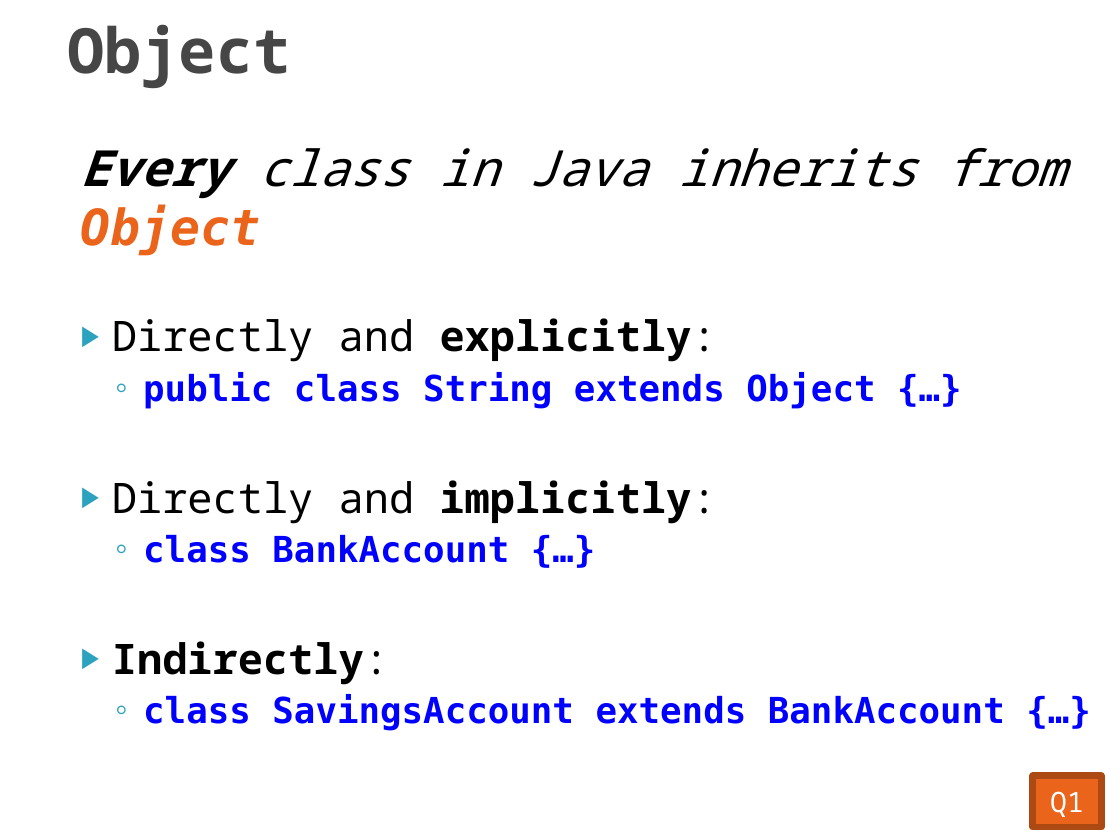
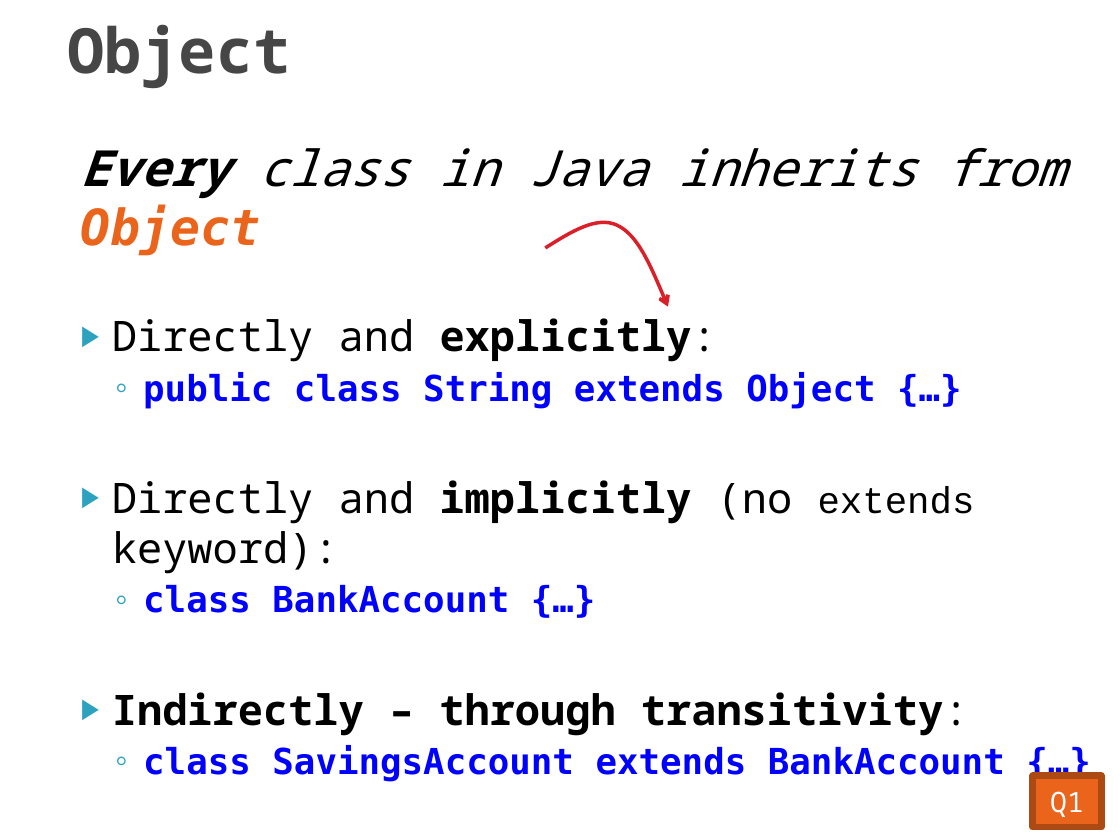
Before and after one commit to RHIT-CSSE/csse220, a slide deck: slide 11 of ClassMaterials/Polymorphism/Slides/Polymorphism.pptx (slide 12 before the commit). Drawn at 1120x840 pixels with LibreOffice and Linux fonts; fonts in the diff are those of the drawing. Boxes give left, top, right and bottom in pixels: in the first picture for what was removed or moved away, otherwise in the second. Text is boxed around its words. In the diff, an @@ line names an element or a change of style, - is before the commit and + after.

```diff
--- a/ClassMaterials/Polymorphism/Slides/Polymorphism.pptx
+++ b/ClassMaterials/Polymorphism/Slides/Polymorphism.pptx
@@ freeform shape added at (545, 223, 669, 307), outline #DA1F28 2.25 pt @@
@@ text at (112, 480, 975, 574): text changed @@
-▶ Directly and implicitly:
+▶ Directly and implicitly (no extends keyword):
@@ text at (112, 692, 969, 736): text changed @@
-▶ Indirectly:
+▶ Indirectly – through transitivity:
```
Also in this commit, not shown: 4 other slides changed, 2 slides added, 2 slides removed.
